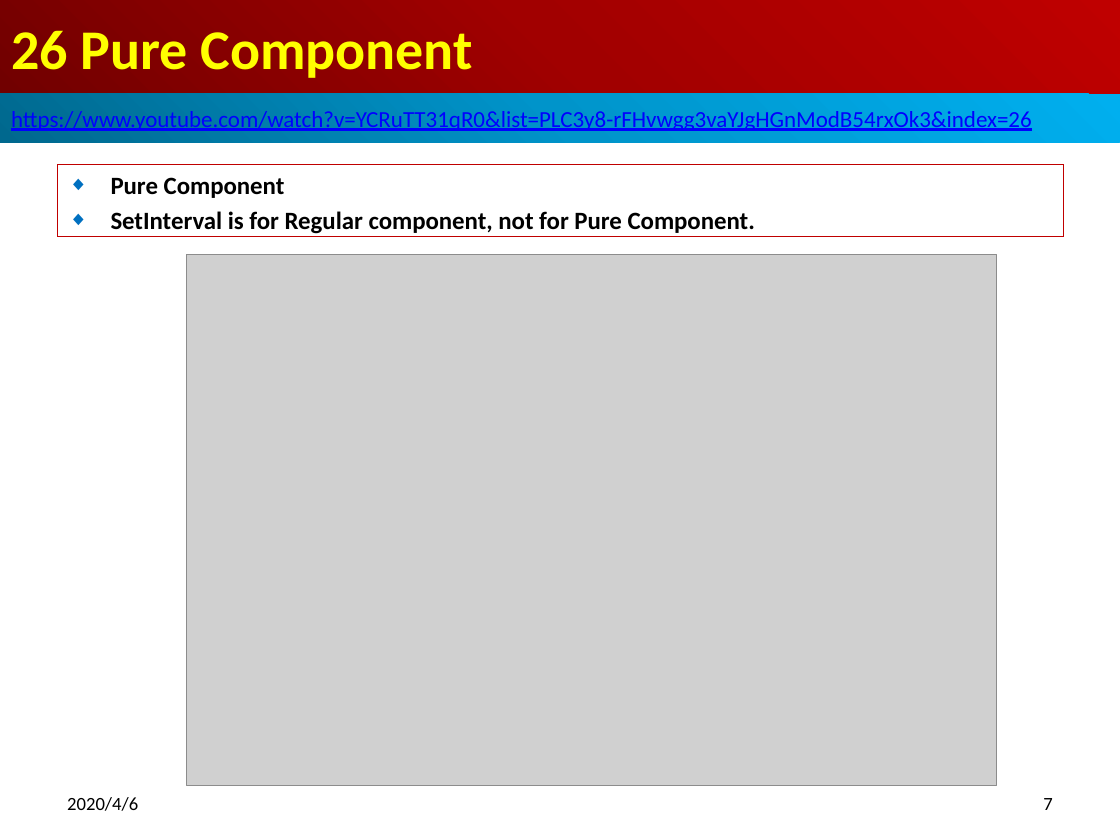
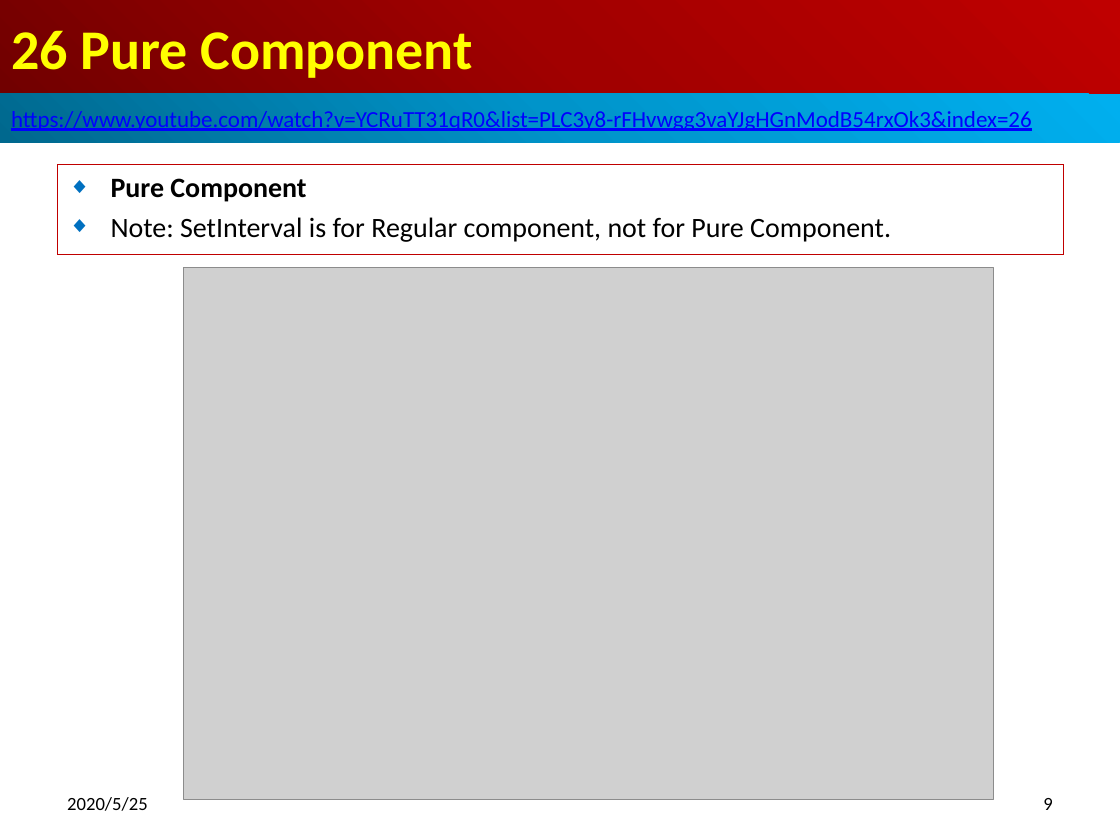
Before and after one commit to peterhchen/800-React-Hook, a slide deck: slide 9 of 26_PureComp.pptx (slide 7 before the commit). Drawn at 1120x840 pixels with LibreOffice and Linux fonts; fonts in the diff are those of the drawing; grey boxes stand for pictures. Boxes give left, top, right and bottom in pixels: in the first picture for what was removed or moved away, otherwise in the second. Text is boxed around its words. In the diff, an @@ line names an element or a change of style, - is before the commit and + after.

Commit message:
Pure Component
What is pure component?
In regular component class, it extends the comopont class.
In pure component class, it extends the pure component class.
The pure compnent class, it performs the shallow comparison in primitive and complex object (e.g., dictionary).
If there is nothing change, the shouldComponentUpdate perform the shallow comparison (true/false).
If the shouldComponentUpdate return true, the UI will be re-rendered.
If the shouldComponentUpdate return false, the UI will not be re-rendered.

```diff
--- a/26_PureComp.pptx
+++ b/26_PureComp.pptx
@@ subtitle "Pure Component" resized from (x1=57, y1=165, x2=1064, y2=237) to (x1=57, y1=165, x2=1064, y2=254) @@
@@ subtitle at (x1=111, y1=178, x2=306, y2=202): size 16 to 18 pt in "Pure Component" @@
@@ subtitle at (x1=111, y1=217, x2=891, y2=242): text changed; size 16 to 18 pt; bold off @@
-◆ SetInterval is for Regular component, not for Pure Component.
+◆ Note: SetInterval is for Regular component, not for Pure Component.
@@ picture moved from (x1=187, y1=254, x2=997, y2=786) to (x1=184, y1=268, x2=993, y2=800) @@
@@ text at (x1=67, y1=797, x2=148, y2=811): text changed @@
-2020/4/6
+2020/5/25
@@ page number at (x1=1043, y1=798, x2=1052, y2=810): text changed @@
-7
+9
```
Also in this commit, not shown: 13 other slides changed, 16 slides added, 1 other file.
